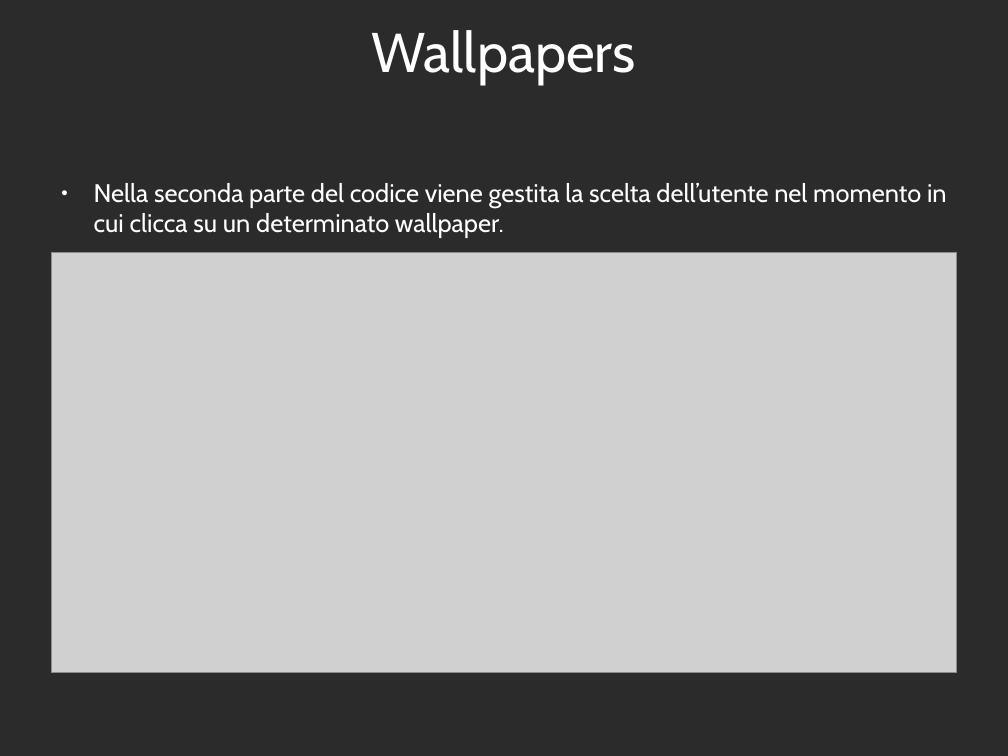
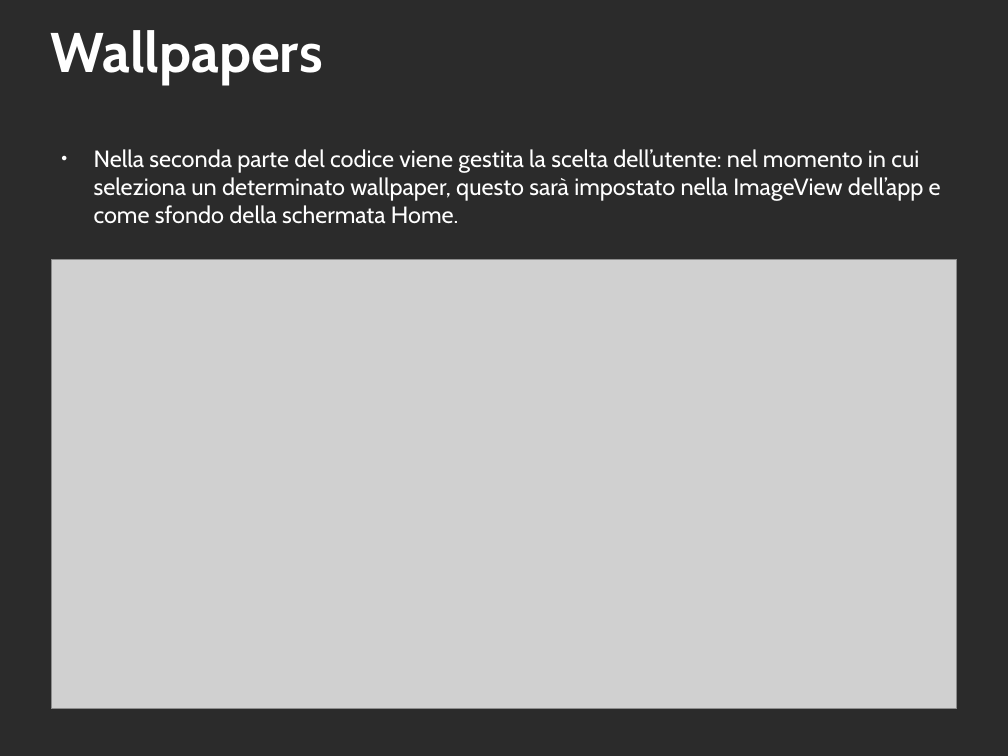
Before and after one commit to 0088024/Wallpaper_v4, a slide deck: slide 16 of ESONERO_WALLPAPERS_FPR-IOL2018(2).odp (slide 19 before the commit). Drawn at 1008x756 pixels with LibreOffice and Linux fonts; fonts in the diff are those of the drawing; grey boxes stand for pictures; background and template pictures are left out; a plain dark background stands for a picture behind light text. Boxes give left, top, right and bottom in pixels: in the first picture for what was removed or moved away, otherwise in the second. Text is boxed around its words. In the diff, an @@ line names an element or a change of style, - is before the commit and + after.

Commit message:
migliorata grafica e inserita messaggio toast impostazione sfondo riuscita

```diff
--- a/ESONERO_WALLPAPERS_FPR-IOL2018(2).odp
+++ b/ESONERO_WALLPAPERS_FPR-IOL2018(2).odp
@@ title "Wallpapers" at (50,30,322,85): bold on; alignment centre to left @@
@@ text at (94,149,941,224): text changed; size 20 to 18.5 pt @@
-● Nella seconda parte del codice viene gestita la scelta dell’utente nel momento in cui clicca su un determinato wallpaper.
+● Nella seconda parte del codice viene gestita la scelta dell’utente: nel momento in cui seleziona un determinato wallpaper, questo sarà impostato nella ImageView dell’app e come sfondo della schermata Home.
@@ picture: place and size @@
-picture at (51,252,957,673)
+picture at (51,259,957,708)
```
Also in this commit, not shown: 16 other slides changed, 2 slides added, 12 slides removed.
